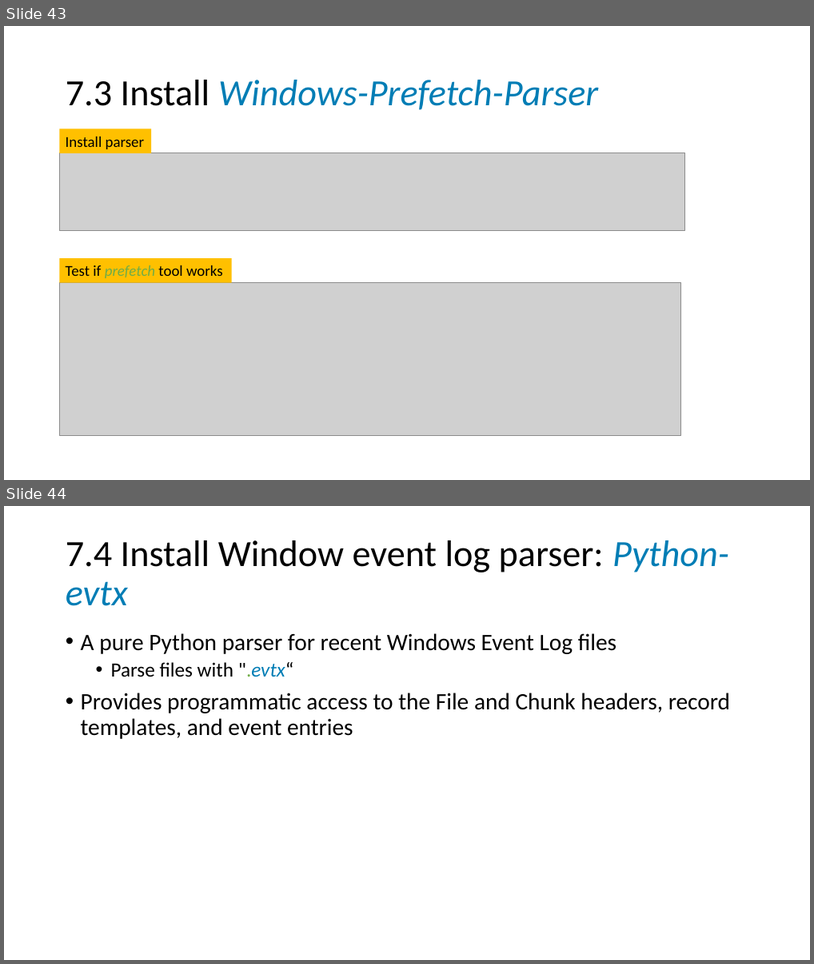
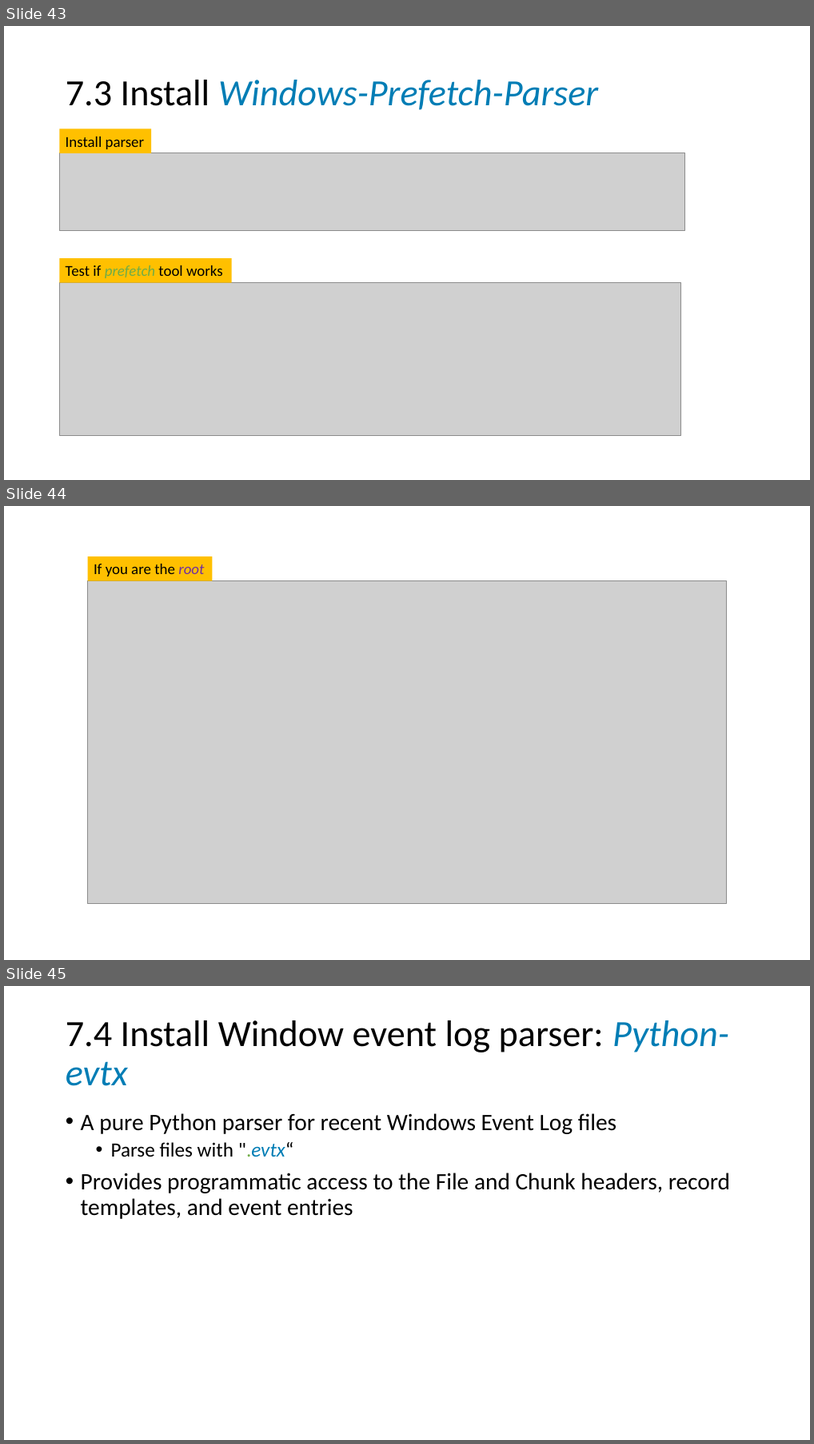
Before and after one commit to frankwxu/digital-forensics-lab, a slide deck: NIST_Data_Leakage_Case/NIST_Data_Leakage_00_Env_Setting.pptx. Shown one above the other, each under a label of ours: slides 43 and 44 before the commit, slides 43, 44 and 45 after it. The pictures are 814x964 and 814x1444 pixels, drawn with LibreOffice and Linux fonts; fonts in the diff are those of the drawing; grey boxes stand for pictures; background and template pictures are left out. Boxes give left, top, right and bottom in pixels: in the first picture for what was removed or moved away, otherwise in the second. Text is boxed around its words. In the diff, an @@ line names an element or a change of style, - is before the commit and + after.

```diff
--- a/NIST_Data_Leakage_Case/NIST_Data_Leakage_00_Env_Setting.pptx
+++ b/NIST_Data_Leakage_Case/NIST_Data_Leakage_00_Env_Setting.pptx
@@ slide 44 added at <box>4,506,810,960</box>, background #FFFFFF @@
@@ rectangle added at <box>87,556,212,580</box>, fill #FFC000, 18 pt, text #000000 @@
+If you are the root
@@ picture added at <box>87,581,727,904</box> @@
@@ what was slide 44 is now slide 45 @@
```
Also in this commit, not shown: 1 other file.
